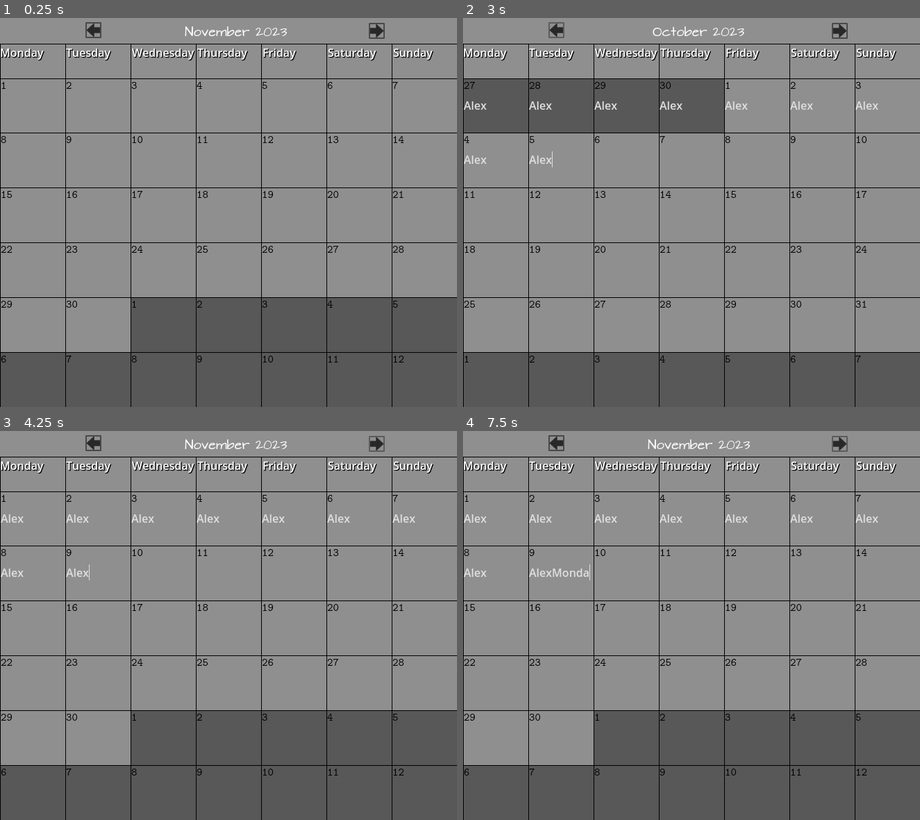
Above: before the commit, frames 1-4 (two rows, left to right).
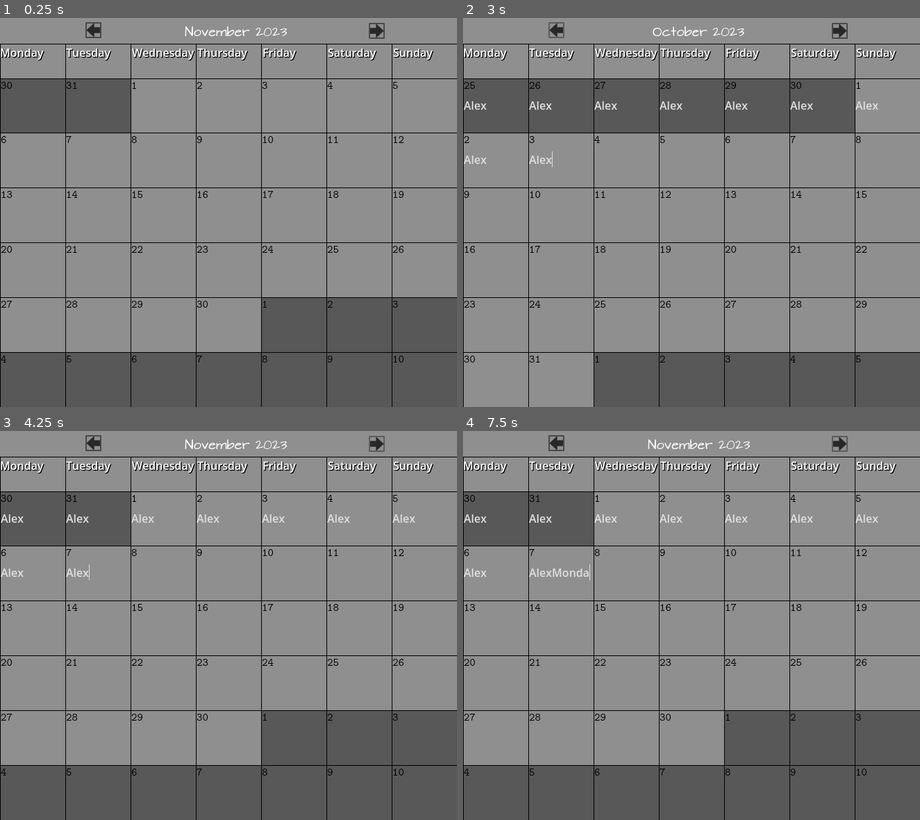
Above: after the commit, the same moments.

Repository: dukidule/Calendar
Game: Godot game, scene res://Node2D.tscn
Same seed, same stepped clock (60 frames per second), same inputs: the game is played once before the commit and once after it. The project has no main scene, so this scene is started directly.
Inputs (mouse positions are in pixels of both pictures, inside the frame that each line leads up to):
- Up to frame 1 (0.25 s): no input
- Up to frame 2 (3 s): click (494, 115) at 0.52 s; type "Alex" at 0.6 s; click (563, 115) at 0.75 s; type "Alex" at 0.83 s; click (627, 115) at 0.98 s; type "Alex" at 1.07 s; click (691, 115) at 1.27 s; type "Alex" at 1.35 s; click (755, 115) at 1.5 s; type "Alex" at 1.58 s; click (824, 115) at 1.73 s; type "Alex" at 1.82 s; click (888, 115) at 2.02 s; type "Alex" at 2.1 s; click (494, 169) at 2.25 s; type "Alex" at 2.33 s; click (563, 169) at 2.48 s; type "Alex" at 2.57 s; click (554, 29) at 2.75 s
- Up to frame 3 (4.25 s): click (374, 442) at 3.5 s
- Up to frame 4 (7.5 s): click (837, 442) at 4.25 s; click (554, 442) at 5 s; click (554, 442) at 5.75 s; click (837, 442) at 6.5 s; type "Monday" at 7.25 s

The runs differ from the first frame. In frame 1, 8.3% of the frame differs, in the area x 0-89%, y 15-89%; in frame 2, 8.2%; in frame 3, 8.2%; in frame 4, 8.2%.

Commit message:
Forward/Backward months fixed
Foward/Backward arrows work properly in the Calendar.

Diff:
--- a/Node2D.gd
+++ b/Node2D.gd
@@ -24,13 +24,15 @@
 #used variables
 var number_of_days = 1
 var current_month = on_open_month
+var on_open_month_first_weekday
 
 # Called when the node enters the scene tree for the first time.
 func _ready():
 	number_of_days = _get_current_month(current_month)
+	on_open_month_first_weekday = current_month_first_day(on_open_weekday)
 	_get_current_weekday_label(on_open_weekday)
-	_day_cells(on_open_month, on_open_weekday-1, on_open_date)
-
+	_day_cells(on_open_month, on_open_month_first_weekday, on_open_date)
+	print(on_open_month)
 	current_month_label = get_label_text._get_current_month_label(current_month)
 	label_text.text = current_month_label + " " + str(on_open_year)
 
@@ -114,7 +116,7 @@
 
 var day_cells = []
 
-var this_month_weekday = on_open_weekday
+var this_month_weekday = on_open_month_first_weekday
 var next_month_date = 1
 var next_month_weekday
 var last_month_num_days = number_of_days
@@ -122,11 +124,26 @@
 var last_month_weekday
 var last_weekday
 
-func _get_first_day(current_month_first_weekday: int):
+
+func current_month_first_day(weekday: int) -> int:
+	var date = current_time.day
+	print("ooga booga" + " " + str(date) + " " + str(on_open_weekday))
+	var current_day = weekday
+	while date > 1:
+		if current_day == 0:
+			current_day = 7
+		date-=1
+		current_day-=1
+	print("wasd" + str(current_day))
+	return current_day
+
+
+
+
+func last_month_first_day(current_month_first_weekday: int):
 	var weekdays = [1,2,3,4,5,6,7]
 	var index = current_month_first_weekday
 	var days_count = _get_current_month(current_month)
-	print(current_month_first_weekday)
 	var i = days_count%7
 	#print(days_count)
 	#print(i)
@@ -145,6 +162,7 @@
 func _day_cells(month: int, weekday: int, date: int):
 	var trigger = true
 	number_of_days = _get_current_month(month)
+	#print(number_of_days)
 	var all_cells = []
 	day_cells = []
 	var cell_index
@@ -225,8 +243,6 @@
 
 
 
-
-
 # Called every frame. 'delta' is the elapsed time since the previous frame.
 #func _process(delta):
 #	pass
@@ -235,7 +251,7 @@
 func _on_last_month_button_pressed():
 	current_month-=1
 	#print("I am last weekday!!!" + str(last_weekday))
-	_get_first_day(last_weekday)
+	last_month_first_day(last_weekday)
 	current_month_label = get_label_text._get_current_month_label(current_month)
 	if "January" in label_text.text:
 		on_open_year -=1
@@ -253,6 +269,7 @@
 	if "December" in current_month_label:
 		on_open_year +=1
 		current_month=1
+	print(next_month_weekday)
 	_day_cells(current_month,next_month_weekday,next_month_date)
 	current_month_label = get_label_text._get_current_month_label(current_month)
 	label_text.text = current_month_label + " " + str(on_open_year)
